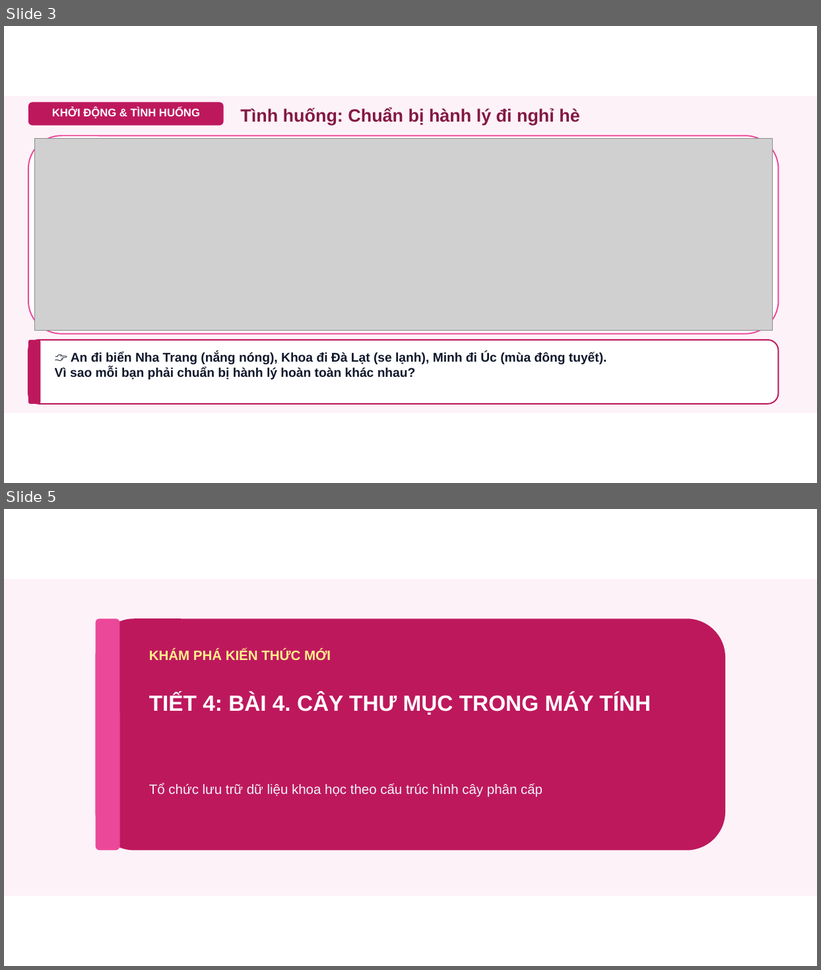
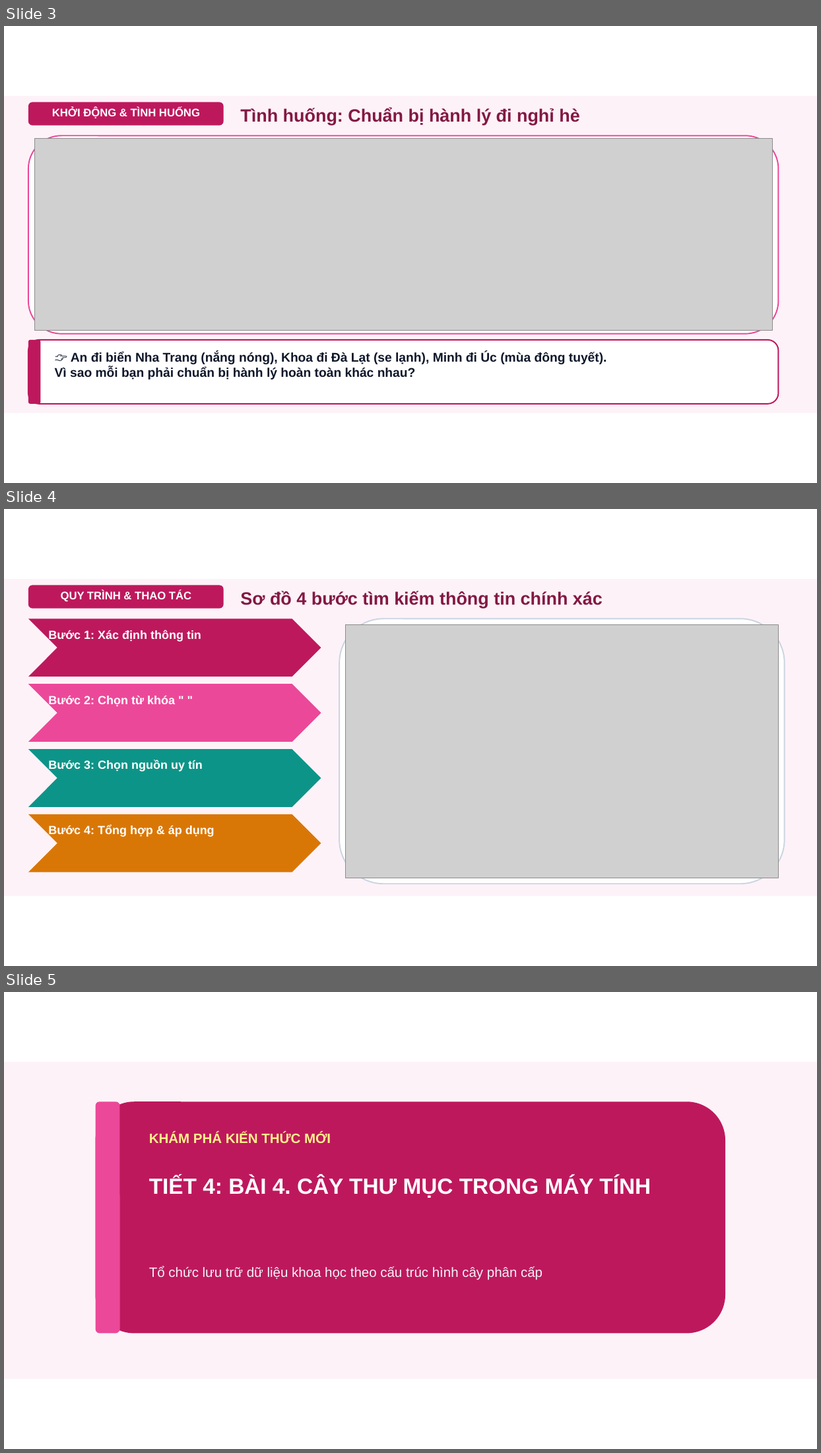
Before and after one commit to dinhnguyenhnue/UNIGO, a slide deck: KHBD_Tin_học/Lớp_5/Tuần_04/Slide_Tin_hoc_Lop_5_Bai03_04.pptx. Shown one above the other, each under a label of ours: slides 3 and 5 before the commit, slides 3, 4 and 5 after it; the slides between them are not shown. The pictures are 821x970 and 821x1453 pixels, drawn with LibreOffice and Linux fonts; fonts in the diff are those of the drawing; grey boxes stand for pictures; background and template pictures are left out. Boxes give left, top, right and bottom in pixels: in the first picture for what was removed or moved away, otherwise in the second. Text is boxed around its words. In the diff, an @@ line names an element or a change of style, - is before the commit and + after.

```diff
--- a/KHBD_Tin_học/Lớp_5/Tuần_04/Slide_Tin_hoc_Lop_5_Bai03_04.pptx
+++ b/KHBD_Tin_học/Lớp_5/Tuần_04/Slide_Tin_hoc_Lop_5_Bai03_04.pptx
@@ slide 4 added at <box>4,509,817,966</box>, background #FFFFFF @@
@@ rectangle added at <box>4,579,817,896</box>, fill #FDF2F8 @@
@@ rounded rectangle added at <box>28,586,224,609</box>, fill #BE185D @@
@@ text added at <box>61,591,191,602</box>, 13 pt, text #FFFFFF, bold @@
+QUY TRÌNH & THAO TÁC
@@ text added at <box>240,591,603,608</box>, 21 pt, text #831843, bold @@
+Sơ đồ 4 bước tìm kiếm thông tin chính xác
@@ chevron added at <box>28,619,321,677</box>, fill #BE185D @@
@@ rounded rectangle added at <box>339,619,785,884</box>, fill #FFFFFF, outline #CBD5E1 1.5 pt @@
@@ picture added at <box>346,625,779,878</box> @@
@@ text added at <box>48,630,201,642</box>, 14 pt, text #FFFFFF, bold @@
+Bước 1: Xác định thông tin
@@ chevron added at <box>28,684,321,742</box>, fill #EC4899 @@
@@ text added at <box>48,696,175,707</box>, 14 pt, text #FFFFFF, bold @@
+Bước 2: Chọn từ khóa " "
@@ chevron added at <box>28,749,321,807</box>, fill #0D9488 @@
@@ text added at <box>48,760,203,772</box>, 14 pt, text #FFFFFF, bold @@
+Bước 3: Chọn nguồn uy tín
@@ chevron added at <box>28,815,321,873</box>, fill #D97706 @@
@@ text added at <box>48,826,215,838</box>, 14 pt, text #FFFFFF, bold @@
+Bước 4: Tổng hợp & áp dụng
```
Also in this commit, not shown: 2 other slides added, 3 slides removed, 14 other files.
